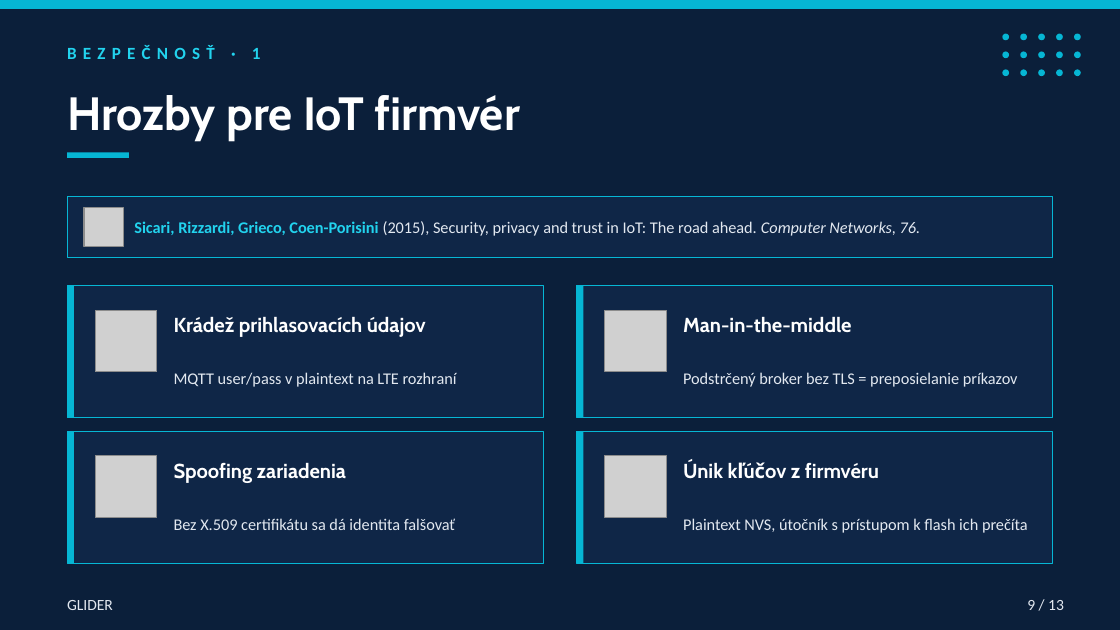
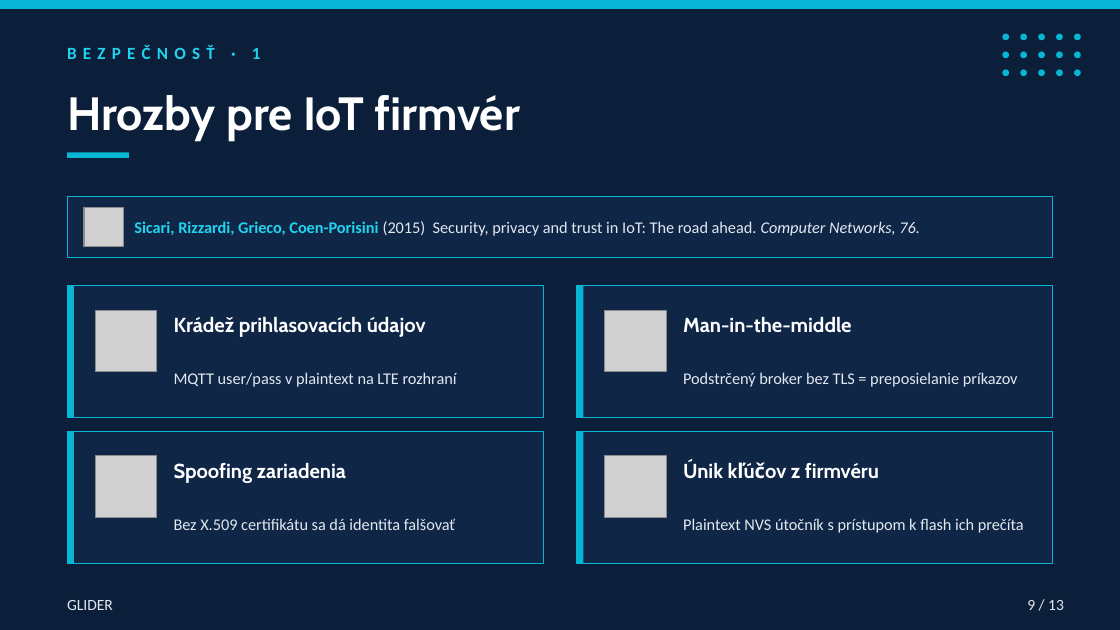
Before and after one commit to Gubledon/praca-stranka, a slide deck: slide 9 of glider_thesis.pptx. Drawn at 1120x630 pixels with LibreOffice and Linux fonts; fonts in the diff are those of the drawing; grey boxes stand for pictures. Boxes give left, top, right and bottom in pixels: in the first picture for what was removed or moved away, otherwise in the second. Text is boxed around its words. In the diff, an @@ line names an element or a change of style, - is before the commit and + after.

```diff
--- a/glider_thesis.pptx
+++ b/glider_thesis.pptx
@@ text at (134, 221, 920, 236): text changed @@
-Sicari, Rizzardi, Grieco, Coen-Porisini (2015), Security, privacy and trust in IoT: The road ahead. Computer Networks, 76.
+Sicari, Rizzardi, Grieco, Coen-Porisini (2015) Security, privacy and trust in IoT: The road ahead. Computer Networks, 76.
@@ text at (683, 518, 1024, 533): text changed @@
-Plaintext NVS, útočník s prístupom k flash ich prečíta
+Plaintext NVS útočník s prístupom k flash ich prečíta
```
Also in this commit, not shown: 8 other slides changed.
